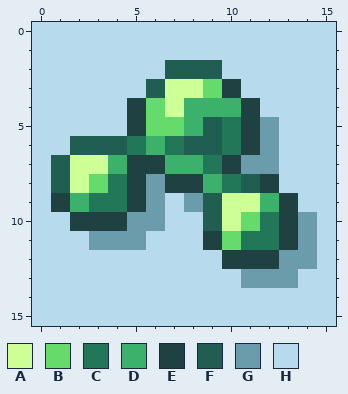
Pixel-art sprite: src/main/resources/pack.png. Above, as it was before the edit.
The file is 512x512 pixels, drawn in blocks of 32x32; one block is one cell here. Colours within 5 levels of each other are drawn and written as one.
Palette (. is transparent): A #cdff96  B #65db6c  C #237759  D #3cb16b  E #1f4141  F #205e52  G #6b9cac  H #b7daed
After:
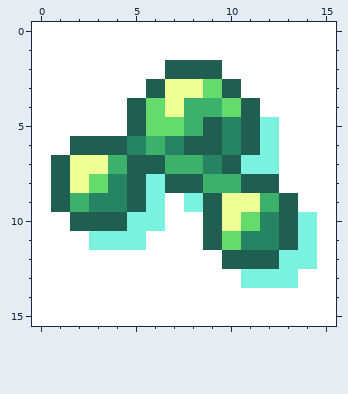
Change:
@@ palette @@
-A #cdff96
+A #edff95
-C #237759
+C #278463
-G #6b9cac
+G #7af2e0
-H #b7daed
+H #ffffff
@@ x 0..15 @@
  2 HHHHHHHFFFHHHHHH
- 3 HHHHHHFAABEHHHHH
- 4 HHHHHEBADDDEHHHH
- 5 HHHHHEBBDFCEGHHH
- 6 HHFFFCDCFFCEGHHH
- 7 HFAADEEDDCEGGHHH
- 8 HFABCEGEEDCFEHHH
- 9 HEDCCEGHGFAADEHH
-10 HHEEEGGHHFABCEGH
-11 HHHGGGHHHEBCCEGH
-12 HHHHHHHHHHEEEGGH
+ 3 HHHHHHFAABFHHHHH
+ 4 HHHHHFBADDBFHHHH
+ 5 HHHHHFBBDFCFGHHH
+ 6 HHFFFCDCFFCFGHHH
+ 7 HFAADFFDDCFGGHHH
+ 8 HFABCFGFFDDFFHHH
+ 9 HFDCCFGHGFAADFHH
+10 HHFFFGGHHFABCFGH
+11 HHHGGGHHHFBCCFGH
+12 HHHHHHHHHHFFFGGH
 13 HHHHHHHHHHHGGGHH
